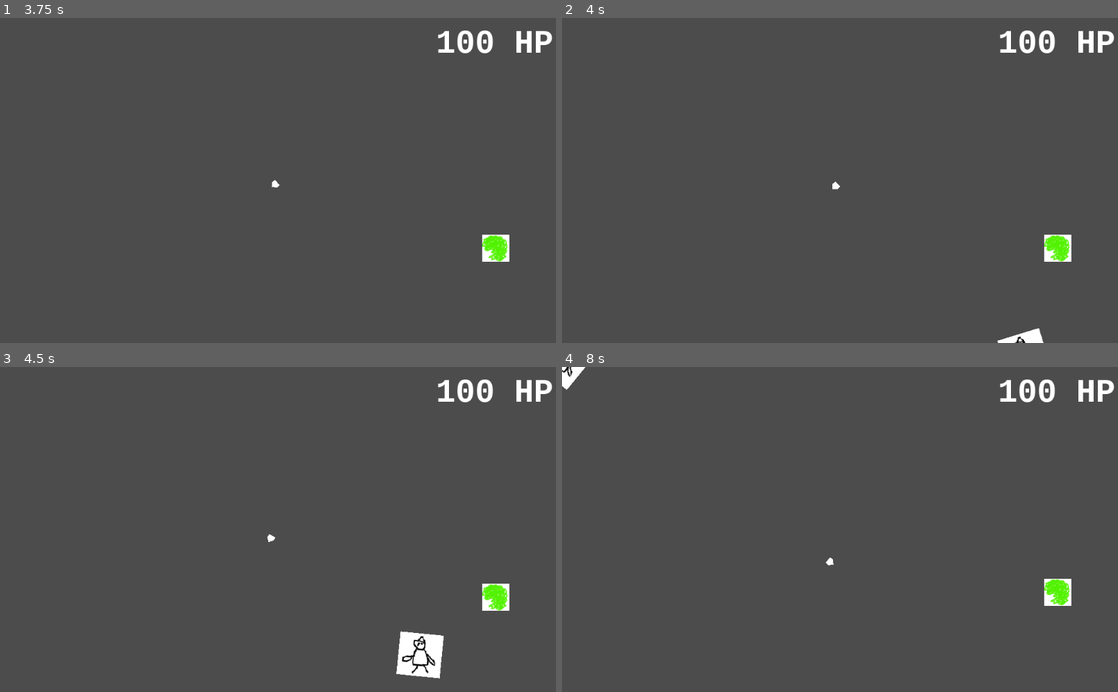
Above: before the commit, frames 1-4 (two rows, left to right).
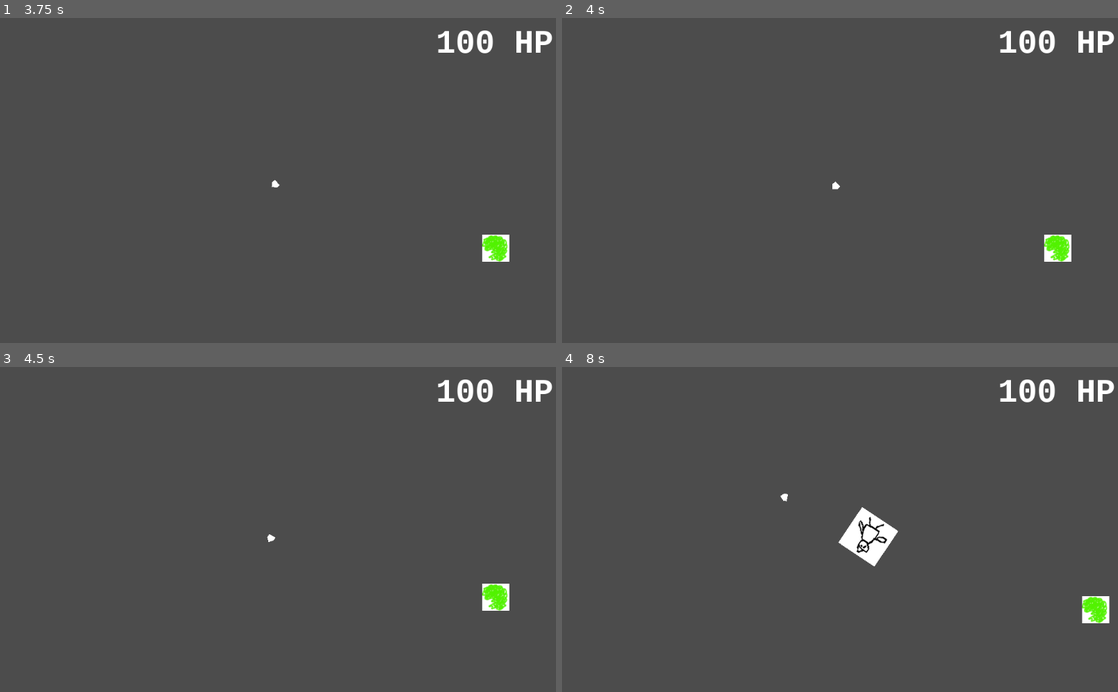
Above: after the commit, the same moments.

Repository: GameDrivenDesign/HareDerLage
Game: Godot game, scene res://game/game.tscn
Same seed, same stepped clock (60 frames per second), same inputs: the game is played once before the commit and once after it.
Inputs:
- Up to frame 1 (3.75 s): tap Enter at 0.5, 2, 3.5 s; hold D (right) 0.53-1.28 s; tap Space at 1.25, 2.75 s; hold A (left) 1.28-2.03 s; hold D (right) 2.03-2.78 s; hold W (up) 2.78-3.53 s; hold A (left) from 3.53 s (still down)
- Up to frame 2 (4 s): keep holding A (left)
- Up to frame 3 (4.5 s): keep holding A (left)
- Up to frame 4 (8 s): release A (left) at 5.78 s; hold D (right) 5.78-6.53 s; hold W (up) 6.53-7.28 s; hold D (right) from 7.28 s (still down)

Frame 1 is identical in both runs. In frame 2, 0.2% of the frame differs, in the area x 78-87%, y 95-100%; in frame 3, 1.0%; in frame 4, 2.1%, in the area x 0-99%, y 0-79%.

Commit message:
add collisions with chickens (no damage)

Diff:
--- a/spaceship.gd
+++ b/spaceship.gd
@@ -11,6 +11,12 @@
 # to make the spaceship take damage
 func take_damage(damage):
 	set_health(max(health - damage, 0))
+	#print(damage)
+
+func take_proportional_damage(damage, other_velocity):
+	#take_damage(damage * Vector2(linear_velocity - other_velocity).length())
+	#print(Vector2(linear_velocity - other_velocity).length())
+	pass
 
 func set_health(new_health):
 	health = new_health
@@ -21,7 +27,6 @@
 	set_health(health)
 
 func _physics_process(delta):
-
 	var angle = Vector2(0, 1).rotated(transform.get_rotation()).angle_to(linear_velocity)
 
 	if Input.is_action_pressed("up"):
--- a/spr_chickenWing.gd
+++ b/spr_chickenWing.gd
@@ -1,8 +1,6 @@
 extends RigidBody2D
 
-# class member variables go here, for example:
-# var a = 2
-# var b = "textvar"
+var damage = 5
 var speed = 150
 var target = null
 
@@ -16,3 +14,8 @@
 		var delta = target.position - position
 		var movement = delta.normalized() * speed
 		applied_force = movement
+
+func _process(delta):
+	for collider in get_colliding_bodies():
+		if collider.has_method('take_proportional_damage'):
+			collider.take_proportional_damage(damage, linear_velocity)
--- a/spr_chickenWing.tscn
+++ b/spr_chickenWing.tscn
@@ -6,7 +6,7 @@
 [sub_resource type="RectangleShape2D" id=1]
 
 custom_solver_bias = 0.0
-extents = Vector2( 32.4787, 34.5117 )
+extents = Vector2( 156.637, 120.836 )
 
 [node name="spr_chickenWing" type="RigidBody2D"]
 
@@ -21,8 +21,8 @@
 gravity_scale = 1.0
 custom_integrator = false
 continuous_cd = 0
-contacts_reported = 0
-contact_monitor = false
+contacts_reported = 10
+contact_monitor = true
 sleeping = false
 can_sleep = true
 linear_velocity = Vector2( 0, 0 )
Not shown, added: chicken_wing/chicken_wing.svg.import
